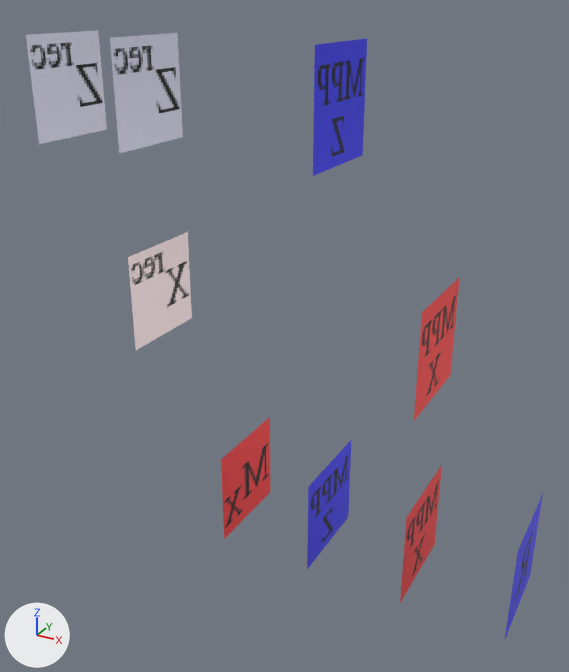
The glTF model testdata/lattice_surgery_cnot.gltf, before and after one commit.
The view is the same before and after, from a 50 mm camera at (0.88, -6.21, 0.88) aimed at (-2.49, -0.08, -2.18). The lights are fixed; the arrows at lower left show +X, +Y and +Z.
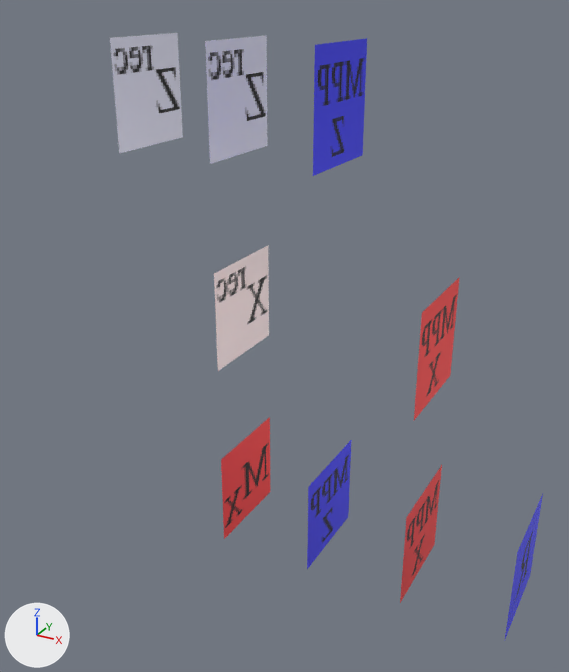
Location of each change, (x1, y1, x2, y2) in pixels of the pictures (569 x 672 px):
'Mesh_4.001', moved: before (26, 30, 107, 144); after (110, 33, 183, 153)
'Mesh_4', moved: before (110, 33, 183, 153); after (205, 35, 268, 164)
'Mesh_5', moved: before (128, 232, 192, 350); after (214, 246, 269, 371)

The edits, one by one:
Object 'Mesh_4' (ob_mesh_4) moves from (-4.0, 0.0, 0.0) to (-3.0, 0.0, 0.0).
Object 'Mesh_5' (ob_mesh_5) moves from (-4.0, 0.0, -2.0) to (-3.0, 0.0, -2.0).
Object 'Mesh_4.001' (ob_mesh_4_001) moves from (-5.0, 0.0, 0.0) to (-4.0, 0.0, 0.0).
